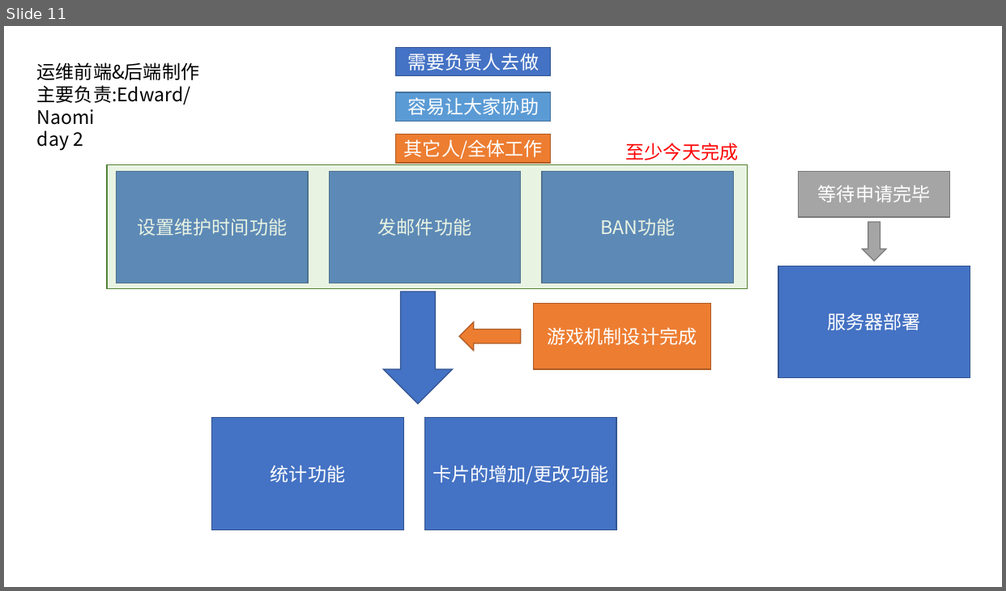
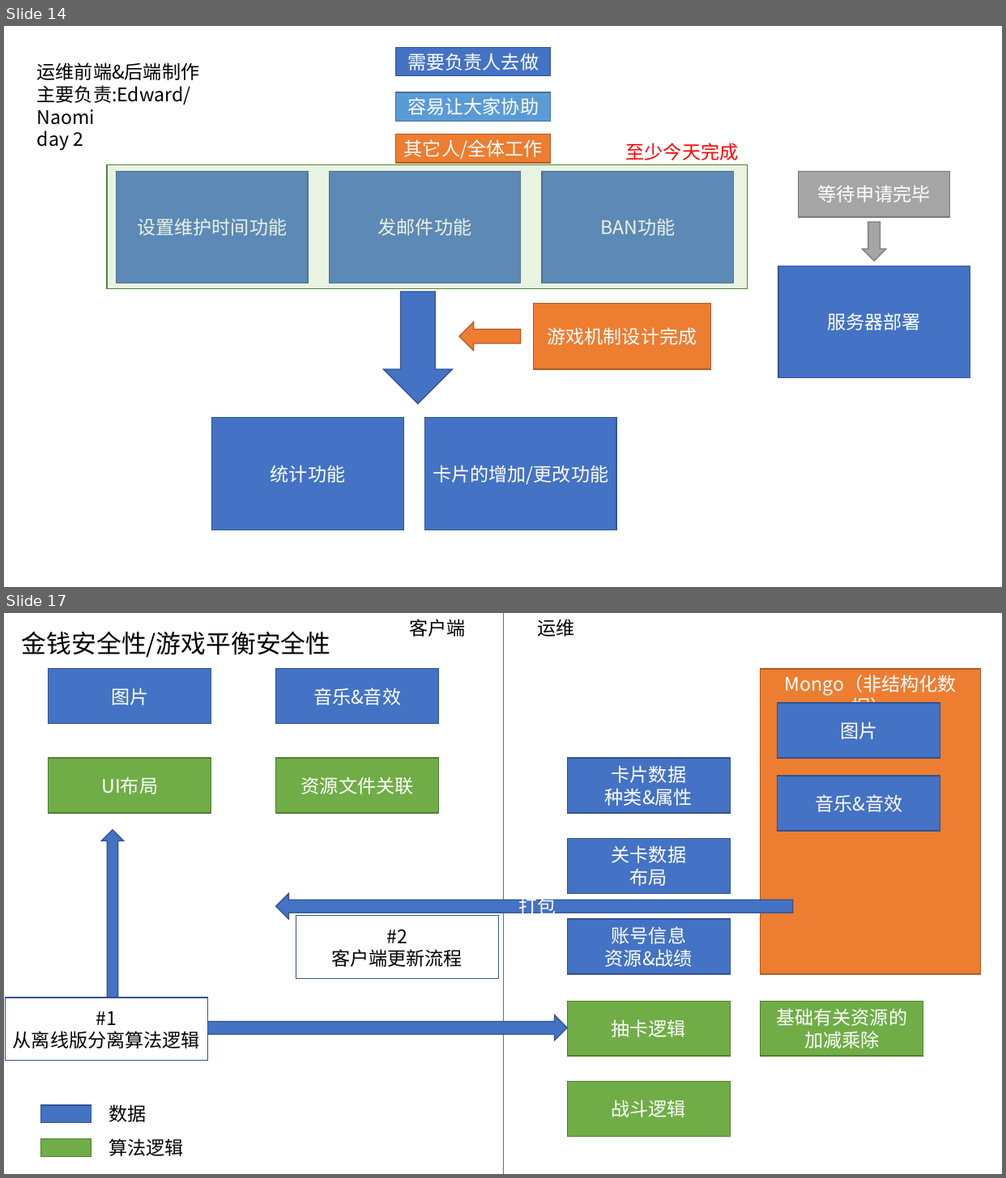
Before and after one commit to bluelaserpointer/CardGame, a slide deck: plan/抽卡手游.pptx. Shown one above the other, each under a label of ours: slide 11 before the commit, slides 14 and 17 after it; the slides between them are not shown. The pictures are 1006x591 and 1006x1178 pixels, drawn with LibreOffice and Linux fonts; fonts in the diff are those of the drawing. Boxes give left, top, right and bottom in pixels: in the first picture for what was removed or moved away, otherwise in the second. Text is boxed around its words. In the diff, an @@ line names an element or a change of style, - is before the commit and + after.

Commit message:
Update 抽卡手游.pptx
追加了解决安全性问题的计划

```diff
--- a/plan/抽卡手游.pptx
+++ b/plan/抽卡手游.pptx
@@ slide 17 added at [4, 613, 1002, 1174], background #FFFFFF @@
@@ text added at [22, 632, 331, 658], 24 pt, text #000000 @@
+金钱安全性/游戏平衡安全性
@@ text added at [409, 619, 465, 636], 18 pt, text #000000 @@
+客户端
@@ line added from (503, 613) to (503, 1174), #4472C4 0.5 pt @@
@@ text added at [538, 619, 575, 636], 18 pt, text #000000 @@
+运维
@@ rectangle added at [49, 669, 211, 725], fill #4472C4, outline #325491 1 pt, 18 pt, text #FFFFFF @@
+图片
@@ rectangle added at [275, 669, 439, 725], fill #4472C4, outline #325491 1 pt, 18 pt, text #FFFFFF @@
+音乐&音效
@@ rectangle added at [761, 669, 981, 974], fill #ED7D31, outline #AF5C24 1 pt, 18 pt, text #FFFFFF @@
+Mongo（非结构化数据）
@@ rectangle added at [778, 703, 940, 758], fill #4472C4, outline #325491 1 pt, 18 pt, text #FFFFFF @@
+图片
@@ rectangle added at [49, 758, 211, 814], fill #70AD47, outline #538035 1 pt, 18 pt, text #FFFFFF @@
+UI布局
@@ rectangle added at [275, 758, 439, 814], fill #70AD47, outline #538035 1 pt, 18 pt, text #FFFFFF @@
+资源文件关联
@@ rectangle added at [568, 758, 731, 814], fill #4472C4, outline #325491 1 pt, 18 pt, text #FFFFFF @@
+卡片数据
+种类&属性
@@ rectangle added at [778, 776, 940, 832], fill #4472C4, outline #325491 1 pt, 18 pt, text #FFFFFF @@
+音乐&音效
@@ down arrow added at [101, 830, 124, 998], fill #4472C4, outline #325491 1 pt @@
@@ rectangle added at [568, 838, 731, 894], fill #4472C4, outline #325491 1 pt, 18 pt, text #FFFFFF @@
+关卡数据
+布局
@@ right arrow added at [275, 894, 793, 919], fill #4472C4, outline #325491 1 pt, 18 pt, text #FFFFFF @@
+打包
@@ rectangle added at [296, 916, 499, 979], fill #FFFFFF, outline #325491 1 pt, 18 pt, text #000000 @@
+#2
+客户端更新流程
@@ rectangle added at [568, 919, 731, 974], fill #4472C4, outline #325491 1 pt, 18 pt, text #FFFFFF @@
+账号信息
+资源&战绩
@@ rectangle added at [5, 998, 207, 1061], fill #FFFFFF, outline #325491 1 pt, 18 pt, text #000000 @@
+#1
+从离线版分离算法逻辑
@@ right arrow added at [207, 1015, 567, 1041], fill #4472C4, outline #325491 1 pt @@
@@ rectangle added at [567, 1002, 731, 1057], fill #70AD47, outline #538035 1 pt, 18 pt, text #FFFFFF @@
+抽卡逻辑
@@ rectangle added at [761, 1002, 924, 1057], fill #70AD47, outline #538035 1 pt, 18 pt, text #FFFFFF @@
+基础有关资源的加减乘除
@@ rectangle added at [567, 1082, 731, 1137], fill #70AD47, outline #538035 1 pt, 18 pt, text #FFFFFF @@
+战斗逻辑
@@ rectangle added at [41, 1105, 91, 1123], fill #4472C4, outline #325491 1 pt @@
@@ text added at [109, 1105, 147, 1122], 18 pt, text #000000 @@
+数据
@@ rectangle added at [41, 1139, 91, 1157], fill #70AD47, outline #538035 1 pt @@
@@ text added at [109, 1139, 184, 1157], 18 pt, text #000000 @@
+算法逻辑
@@ what was slide 11 is now slide 14 @@
```
Also in this commit, not shown: 3 other slides added.
